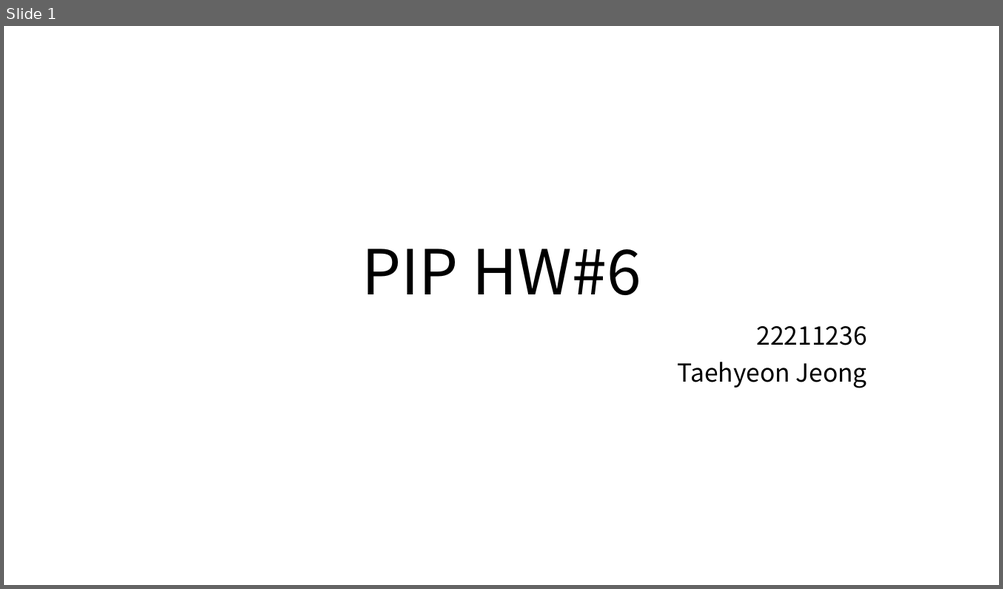
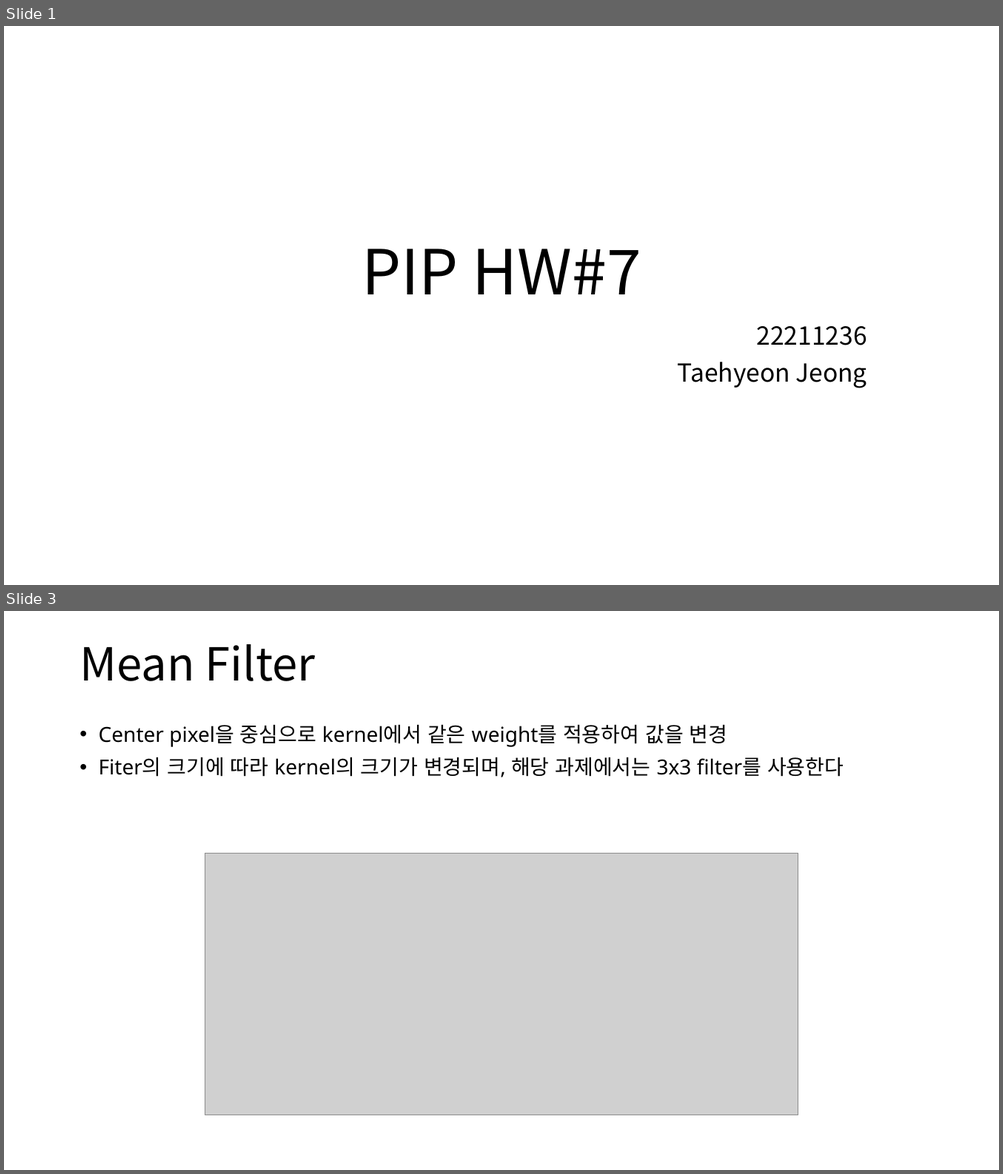
Before and after one commit to Burgunthy/Parallel-Image-Processing, a slide deck: chapter7_SSE_Mean_Filter/sse_Mean_Filter.pptx. Shown one above the other, each under a label of ours: slide 1 before the commit, slides 1 and 3 after it; the slides between them are not shown. The pictures are 1003x589 and 1003x1174 pixels, drawn with LibreOffice and Linux fonts; fonts in the diff are those of the drawing; grey boxes stand for pictures. Boxes give left, top, right and bottom in pixels: in the first picture for what was removed or moved away, otherwise in the second. Text is boxed around its words. In the diff, an @@ line names an element or a change of style, - is before the commit and + after.

```diff
--- a/chapter7_SSE_Mean_Filter/sse_Mean_Filter.pptx
+++ b/chapter7_SSE_Mean_Filter/sse_Mean_Filter.pptx
@@ slide 3 added at [4,611,999,1170], background #FFFFFF @@
@@ title added at [79,644,316,681], 44 pt, text #000000 @@
+Mean Filter
@@ text added at [99,724,843,777], 20 pt, text #000000 @@
+• Center pixel을 중심으로 kernel에서 같은 weight를 적용하여 값을 변경
+• Fiter의 크기에 따라 kernel의 크기가 변경되며, 해당 과제에서는 3x3 filter를 사용한다
@@ picture added at [205,854,798,1116] @@
@@ slide 1 changed as well @@
@@ title at [361,249,641,295]: text changed @@
-PIP HW#6
+PIP HW#7
```
Also in this commit, not shown: 2 other slides changed, 7 other slides added, 3 slides removed, 2 other files.
